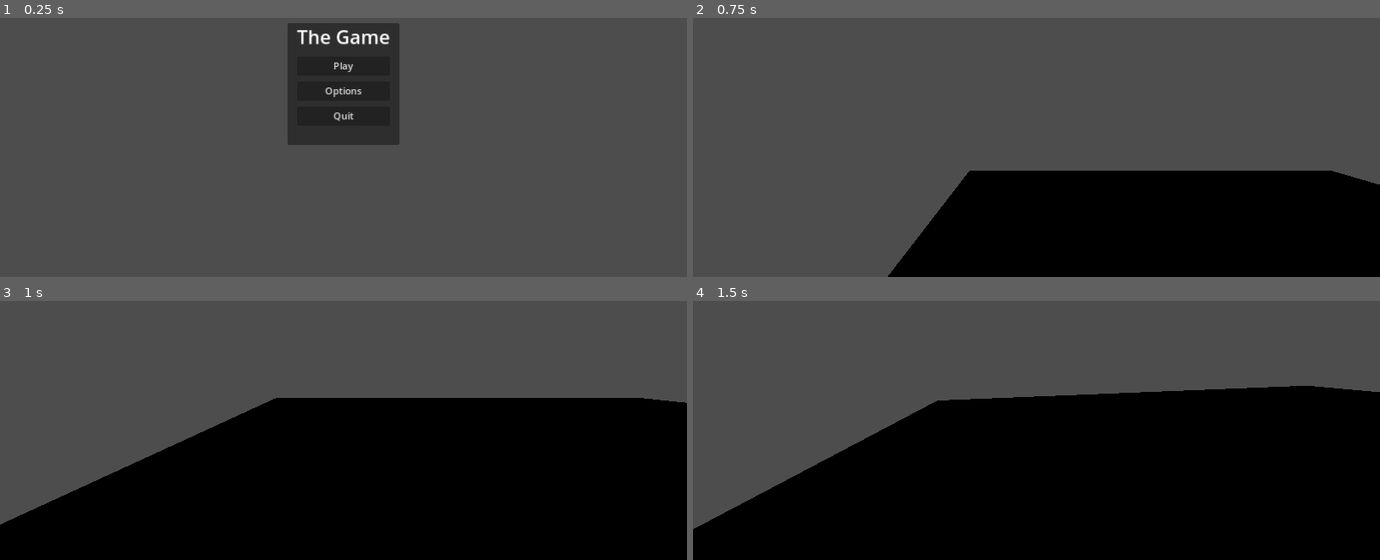
Above: before the commit, frames 1-4 (two rows, left to right).
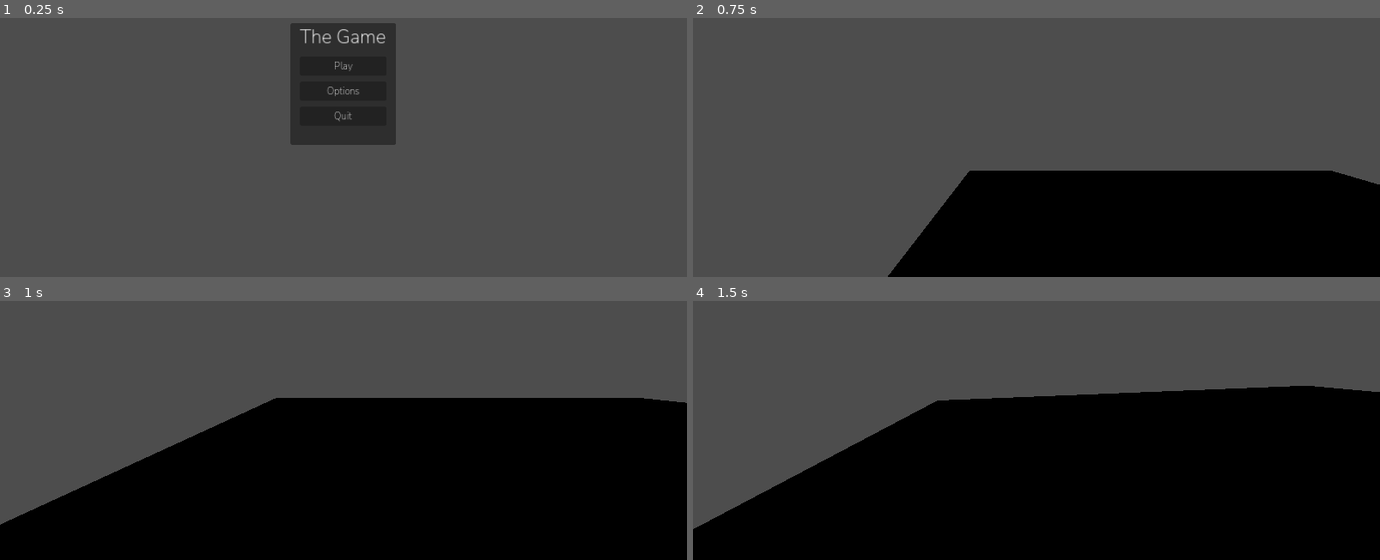
Above: after the commit, the same moments.

Repository: SeanTSinclair/GameOff2024
Game: Godot game, scene res://scenes/ui/main_menu.tscn
Same seed, same stepped clock (60 frames per second), same inputs: the game is played once before the commit and once after it.
Inputs (mouse positions are in pixels of both pictures, inside the frame that each line leads up to):
- Up to frame 1 (0.25 s): no input
- Up to frame 2 (0.75 s): click "Play" at 0.5 s
- Up to frame 3 (1 s): no input
- Up to frame 4 (1.5 s): move the mouse to (1070, 365) at 1.27 s; hold W (move_forward) from 1.28 s (still down); click (1070, 365) at 1.35 s

The runs differ from the first frame. In frame 1, 1.0% of the frame differs, in the area x 41-59%, y 1-50%; in frame 2, nothing differs; in frame 3, nothing differs; in frame 4, nothing differs.

Commit message:
feat: add custom theme and fonts

Diff:
--- a/project.godot
+++ b/project.godot
@@ -18,6 +18,10 @@
 [display]
 
 window/stretch/mode="canvas_items"
+
+[gui]
+
+theme/custom="res://resources/theme.tres"
 
 [input]
 
--- /dev/null
+++ b/resources/theme.tres
@@ -0,0 +1,6 @@
+[gd_resource type="Theme" load_steps=2 format=3 uid="uid://hxqw24njpf7y"]
+
+[ext_resource type="FontFile" uid="uid://dgt8hnu4dbipj" path="res://assets/NunitoSans.ttf" id="1_70j8e"]
+
+[resource]
+default_font = ExtResource("1_70j8e")
Binary file added: assets/NunitoSans.ttf
Not shown, added: assets/NunitoSans.ttf.import
Binary file added: assets/PixelifySans.ttf
Not shown, added: assets/PixelifySans.ttf.import
